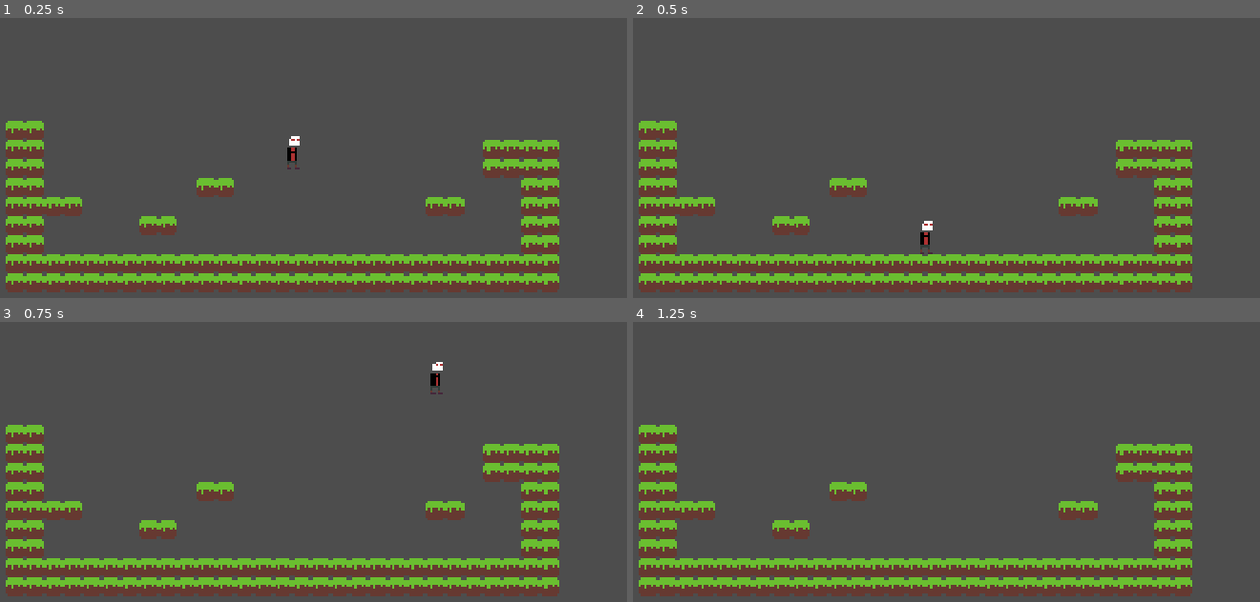
Above: before the commit, frames 1-4 (two rows, left to right).
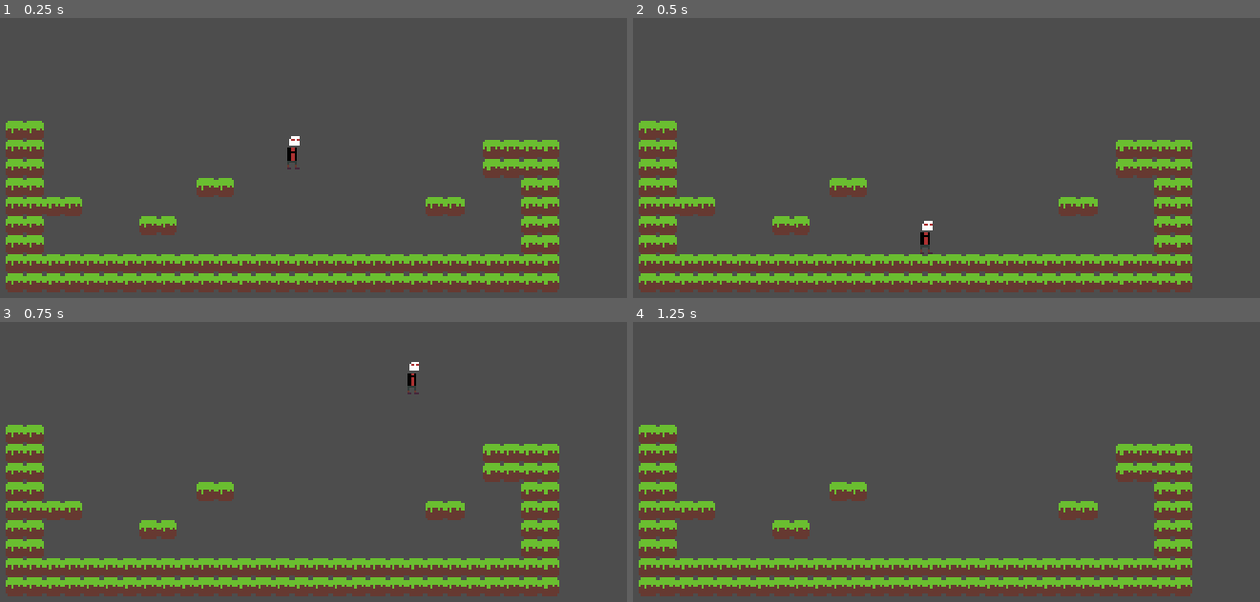
Above: after the commit, the same moments.

Repository: grandeisa/livre-2026
Game: Godot game, scene res://scenes/test_level.tscn
The game is run twice, just before and just after one commit, with the same random seed, the same clock (stepped at 60 frames per second) and the same inputs.
Inputs:
- Up to frame 1 (0.25 s): no input
- Up to frame 2 (0.5 s): no input
- Up to frame 3 (0.75 s): tap Enter (ui_accept) at 0.5 s; hold Right (ui_right) from 0.53 s (still down)
- Up to frame 4 (1.25 s): keep holding Right (ui_right); tap Enter (ui_accept) at 0.77 s

Frames 1-2 are identical in both runs. In frame 3, 0.3% of the frame differs, in the area x 64-71%, y 14-26%; in frame 4, nothing differs.

Commit message:
Add State machine system - Add new StateMachine class that handles operations with state nodes as children - Add new abstract State class to be extended with state behaviour

Diff:
--- a/src/scenes/test_level.tscn
+++ b/src/scenes/test_level.tscn
@@ -3,6 +3,8 @@
 [ext_resource type="Texture2D" uid="uid://bub5u1k4esaq8" path="res://sprites/placeholder-tile.png" id="1_2venv"]
 [ext_resource type="Script" uid="uid://cbtuxmi0bt671" path="res://scripts/player.gd" id="2_j6w7d"]
 [ext_resource type="Texture2D" uid="uid://b3awclke3r58p" path="res://sprites/placeholder-character.png" id="2_paw1w"]
+[ext_resource type="Script" uid="uid://66v7ps1a5u3x" path="res://scripts/state_machine.gd" id="4_x4b8f"]
+[ext_resource type="Script" uid="uid://xo2bp6yt00y7" path="res://scripts/player-states/grounded.gd" id="5_tmr53"]
 
 [sub_resource type="TileSetAtlasSource" id="TileSetAtlasSource_paw1w"]
 texture = ExtResource("1_2venv")
@@ -28,12 +30,20 @@
 [node name="Camera2D" type="Camera2D" parent="." unique_id=1203405555]
 zoom = Vector2(3, 3)
 
-[node name="CharacterBody2D" type="CharacterBody2D" parent="." unique_id=1259900401]
+[node name="Player" type="CharacterBody2D" parent="." unique_id=1259900401]
 script = ExtResource("2_j6w7d")
 
-[node name="CollisionShape2D" type="CollisionShape2D" parent="CharacterBody2D" unique_id=340212625]
+[node name="CollisionShape2D" type="CollisionShape2D" parent="Player" unique_id=340212625]
 position = Vector2(0, 1)
 shape = SubResource("CapsuleShape2D_7r5hg")
 
-[node name="Sprite2D" type="Sprite2D" parent="CharacterBody2D" unique_id=1290532705]
+[node name="Sprite2D" type="Sprite2D" parent="Player" unique_id=1290532705]
 texture = ExtResource("2_paw1w")
+
+[node name="State Machine" type="Node" parent="Player" unique_id=717637616 node_paths=PackedStringArray("_current_state")]
+script = ExtResource("4_x4b8f")
+_current_state = NodePath("Grounded")
+
+[node name="Grounded" type="Node" parent="Player/State Machine" unique_id=1710151840 node_paths=PackedStringArray("player")]
+script = ExtResource("5_tmr53")
+player = NodePath("../..")
--- /dev/null
+++ b/src/scripts/player-states/grounded.gd
@@ -0,0 +1,15 @@
+extends State
+
+@export var player: Player
+
+func _enter_state() -> void:pass
+func _update_state(_delta: float) -> void:pass
+
+func _physics_update_state(_delta: float) -> void:
+	if player.input_direction.x:
+		player.velocity.x = player.input_direction.x * player.GROUNDED_SPEED
+		player.sprite.flip_h = player.input_direction.x < 0
+	else:
+		player.velocity.x = move_toward(player.velocity.x, 0, player.GROUNDED_SPEED)
+
+func _exit_state() -> void:pass
--- a/src/scripts/player.gd
+++ b/src/scripts/player.gd
@@ -1,10 +1,15 @@
-extends CharacterBody2D
+class_name Player extends CharacterBody2D
 
 
-const SPEED = 300.0
+const GROUNDED_SPEED: float = 300.0
 const JUMP_VELOCITY = -400.0
 
 @onready var sprite = $Sprite2D
+
+var input_direction: Vector2 = Vector2.ZERO
+
+func _process(_delta: float) -> void:
+	input_direction = Input.get_vector("ui_left","ui_right", "ui_up", "ui_down")
 
 func _physics_process(delta: float) -> void:
 	# Add the gravity.
@@ -14,15 +19,4 @@
 	# Handle jump.
 	if Input.is_action_just_pressed("ui_accept") and is_on_floor():
 		velocity.y = JUMP_VELOCITY
-
-	# Get the input direction and handle the movement/deceleration.
-	# As good practice, you should replace UI actions with custom gameplay actions.
-	var direction := Input.get_axis("ui_left", "ui_right")
-	if direction:
-		velocity.x = direction * SPEED
-		sprite.flip_h = direction < 0
-	else:
-		velocity.x = move_toward(velocity.x, 0, SPEED)
-
-
 	move_and_slide()
--- /dev/null
+++ b/src/scripts/state.gd
@@ -0,0 +1,12 @@
+@abstract
+class_name State extends Node
+
+signal transition(source: State, next: String)
+
+@abstract func _enter_state() -> void
+@abstract func _update_state(delta: float) -> void
+@abstract func _physics_update_state(delta: float) -> void
+@abstract func _exit_state() -> void
+
+func start_transition(next: String) -> void:
+	transition.emit(self, next)
--- /dev/null
+++ b/src/scripts/state_machine.gd
@@ -0,0 +1,26 @@
+class_name StateMachine extends Node
+
+@export var _current_state: State
+
+var _states: Dictionary[String, State] = {}
+
+func _ready() -> void:
+	for child in get_children():
+		if child is State:
+			_states[child.name.to_lower()] = child
+			child.transition.connect(_on_signal_transition)
+
+	_current_state._enter_state()
+
+func _process(delta: float) -> void:
+	_current_state._update_state(delta)
+
+func _physics_process(delta: float) -> void:
+	_current_state._physics_update_state(delta)
+
+func _on_signal_transition(source: State, next: String) -> void:
+	if _current_state != source or next not in _states: return
+	next = next.to_lower()
+	source._exit_state()
+	_current_state = _states[next]
+	_current_state._enter_state()
Not shown, added: src/scripts/player-states/grounded.gd.uid
Not shown, added: src/scripts/state.gd.uid
Not shown, added: src/scripts/state_machine.gd.uid
Not shown, changed: tasks.md
